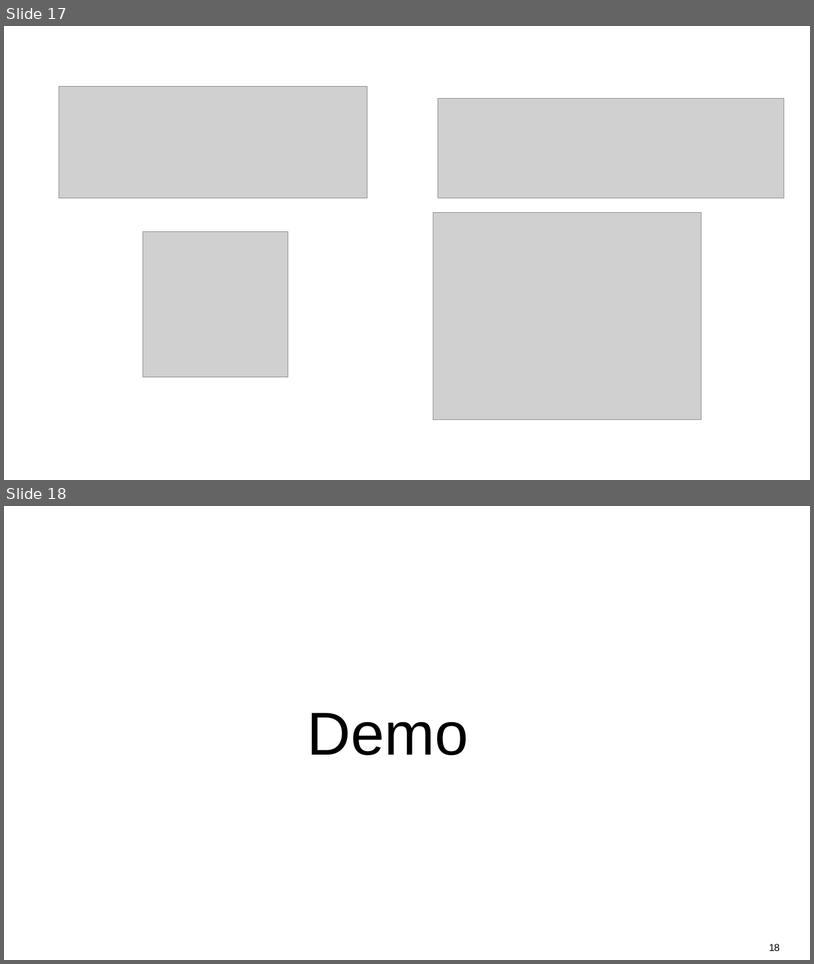
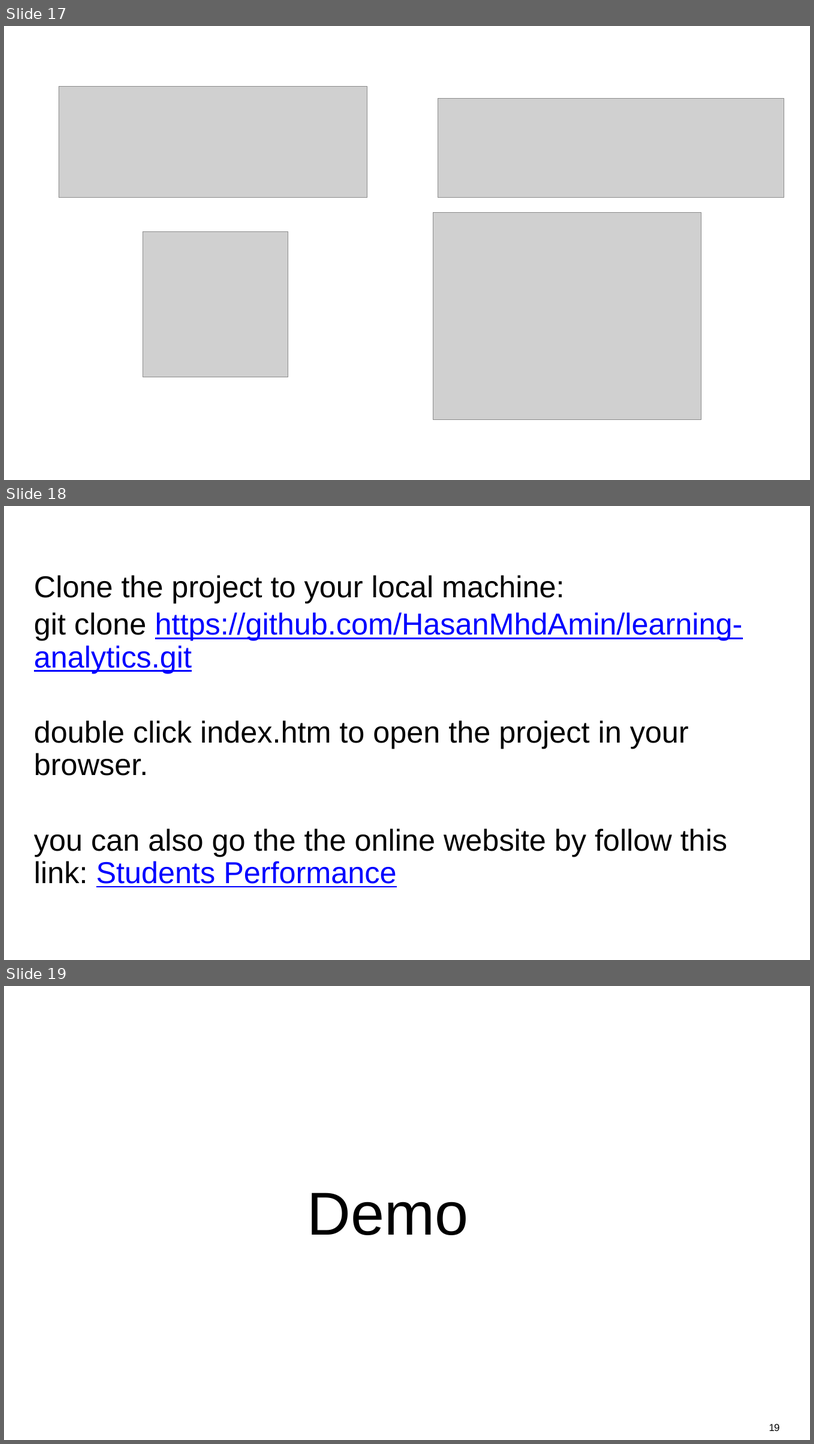
Before and after one commit to HasanMhdAmin/learning-analytics, a slide deck: Group 4 - Project Presentation.pptx. Shown one above the other, each under a label of ours: slides 17 and 18 before the commit, slides 17, 18 and 19 after it. The pictures are 814x964 and 814x1444 pixels, drawn with LibreOffice and Linux fonts; fonts in the diff are those of the drawing; grey boxes stand for pictures; background and template pictures are left out. Boxes give left, top, right and bottom in pixels: in the first picture for what was removed or moved away, otherwise in the second. Text is boxed around its words. In the diff, an @@ line names an element or a change of style, - is before the commit and + after.

```diff
--- a/Group 4 - Project Presentation.pptx
+++ b/Group 4 - Project Presentation.pptx
@@ slide 18 added at (4,506,810,960), background #FFFFFF @@
@@ text added at (34,575,743,887), 36 pt, text #000000 @@
+Clone the project to your local machine:
+git clone https://github.com/HasanMhdAmin/learning-analytics.git
+double click index.htm to open the project in your browser.
+you can also go the the online website by follow this link: Students Performance
@@ text added at (271,577,296,598), 40 pt, text #FFFFFF @@
+How to Run
@@ what was slide 18 is now slide 19 @@
@@ page number at (770,1423,780,1431): text changed @@
-18
+19
```
Also in this commit, not shown: 2 slides changed.
